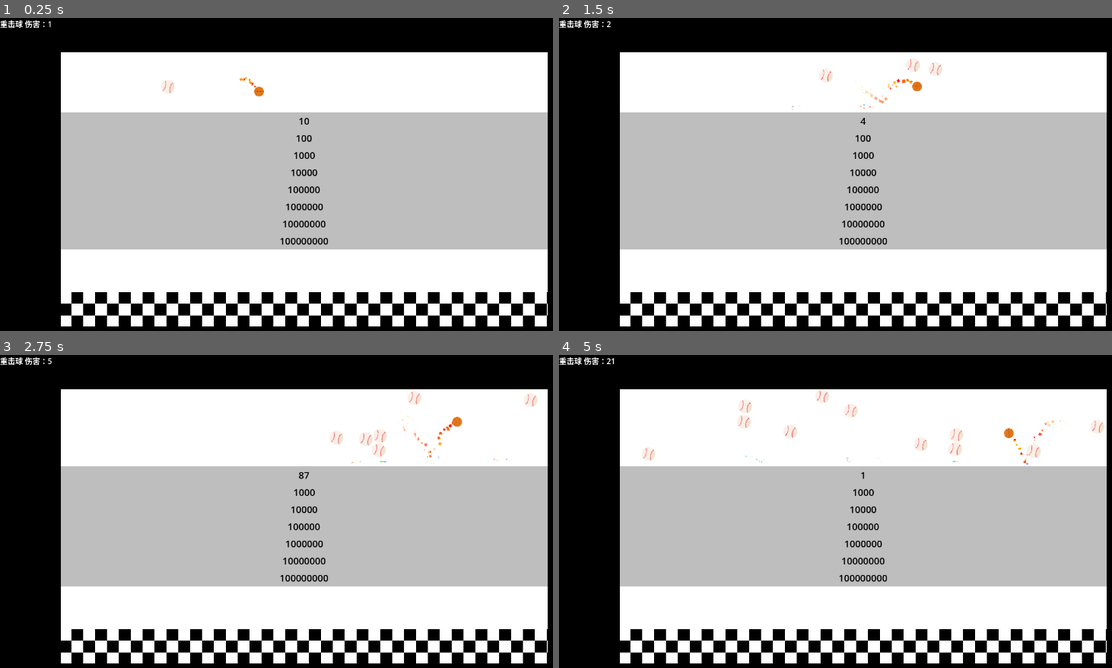
Above: before the commit, frames 1-4 (two rows, left to right).
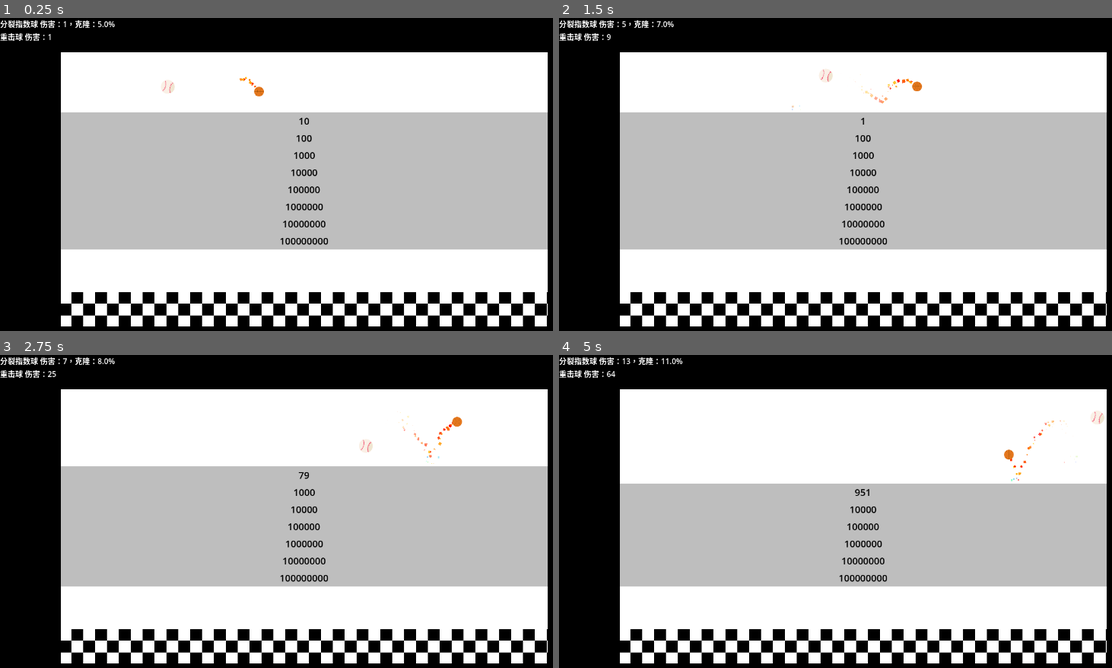
Above: after the commit, the same moments.

Repository: Rundll86/fallingballs
Game: Godot game, scene res://components/World.tscn
The game is run twice, just before and just after one commit, with the same random seed, the same clock (stepped at 60 frames per second) and the same inputs. The engine's default icon, where the game draws it, is replaced by a stand-in: a white triangle on a blue panel in a dark square.
Inputs:
- Up to frame 1 (0.25 s): no input
- Up to frame 2 (1.5 s): no input
- Up to frame 3 (2.75 s): no input
- Up to frame 4 (5 s): no input

The runs differ from the first frame. In frame 1, 0.4% of the frame differs, in the area x 0-21%, y 0-8%; in frame 2, 0.6%; in frame 3, 1.0%; in frame 4, 6.5%, in the area x 0-100%, y 0-46%.

Commit message:
refactor(Balls): 优化伤害计算和克隆逻辑
- 将DamageBall的斐波那契伤害计算改为平方计算以提高性能
- 修改SplitBall的克隆机制为概率触发并增加克隆率动态调整
- 将球体信息显示逻辑集中到PlaygroundBase中处理
- 移除BallBase中冗余的信息更新代码

Diff:
--- a/scripts/Contents/Balls/DamageBall.gd
+++ b/scripts/Contents/Balls/DamageBall.gd
@@ -1,8 +1,4 @@
 extends BallBase
 
-func fibonacci(n: int) -> int: # 通项公式，有精度问题
-	var sqrt5 = sqrt(5)
-	var phi = (1 + sqrt5) / 2
-	return round(pow(phi, n) / sqrt5)
 func getDamage():
-	return fibonacci(bounceTime + 1)
+	return (bounceTime + 1) ** 2
--- a/scripts/Contents/Balls/SplitBall.gd
+++ b/scripts/Contents/Balls/SplitBall.gd
@@ -1,10 +1,15 @@
 extends BallBase
 
-var canDuplicate: bool = true
+var cloneRate = 0.05
 
 func onAttack(_wall: WallBase):
-	if canDuplicate:
-		clone(Vector2(0, radius * -2)) # 还是不要克隆2次了，太卡了
-		canDuplicate = false
+	if randf() < cloneRate:
+		clone(Vector2(0, radius * -2)).cloneRate = 0.05
+		cloneRate = 0
+	else:
+		bounceTime += 1
+		cloneRate += 0.01
 func getDamage():
 	return bounceTime + 1
+func applyInfo():
+	return "伤害：%s，克隆：%s" % [value(getDamage()), percent(cloneRate)]
--- a/scripts/Statemachines/BallBase.gd
+++ b/scripts/Statemachines/BallBase.gd
@@ -27,10 +27,6 @@
 func _process(_delta):
 	hitbox.shape.radius = radius
 	mask.radius = radius
-	if not byClone:
-		var parent = get_parent()
-		if parent is PlaygroundBase:
-			parent.ballInfo.text = applyInfo()
 
 func playSound(sound: String):
 	var cloned: AudioStreamPlayer2D = sounds.get_node(sound).duplicate()
@@ -45,10 +41,16 @@
 	cloned.byClone = true
 	cloned.position += offset
 	return cloned
+func getInfo():
+	return "%s %s" % [displayName, applyInfo()]
+func value(data) -> String:
+	return "%d" % data
+func percent(data) -> String:
+	return "%.1f%%" % (data * 100)
 
 func getDamage():
 	return 1
 func onAttack(_wall: WallBase):
 	pass
 func applyInfo():
-	return "%s 伤害：%s" % [displayName, getDamage()]
+	return "伤害：%s" % [value(getDamage())]
--- a/scripts/Statemachines/PlaygroundBase.gd
+++ b/scripts/Statemachines/PlaygroundBase.gd
@@ -16,3 +16,17 @@
 	texture.anchor = borderPolygon
 	hitbox.polygon = texture.polygon
 	background.color = backgroundColor
+	ballInfo.text = getBallInfo()
+
+func getAllBalls() -> Array[BallBase]:
+	var result: Array[BallBase] = []
+	for child in get_children():
+		if child is BallBase:
+			result.append(child)
+	return result
+func getBallInfo() -> String:
+	var result: String = ""
+	for ball in getAllBalls():
+		if not ball.byClone:
+			result += ball.getInfo() + "\n"
+	return result
